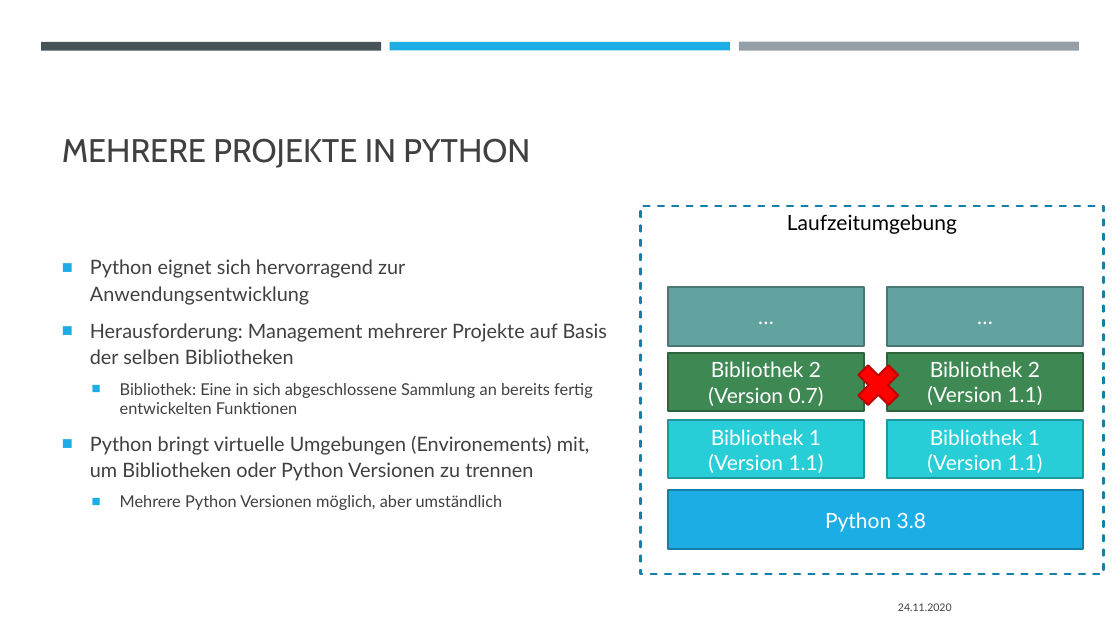
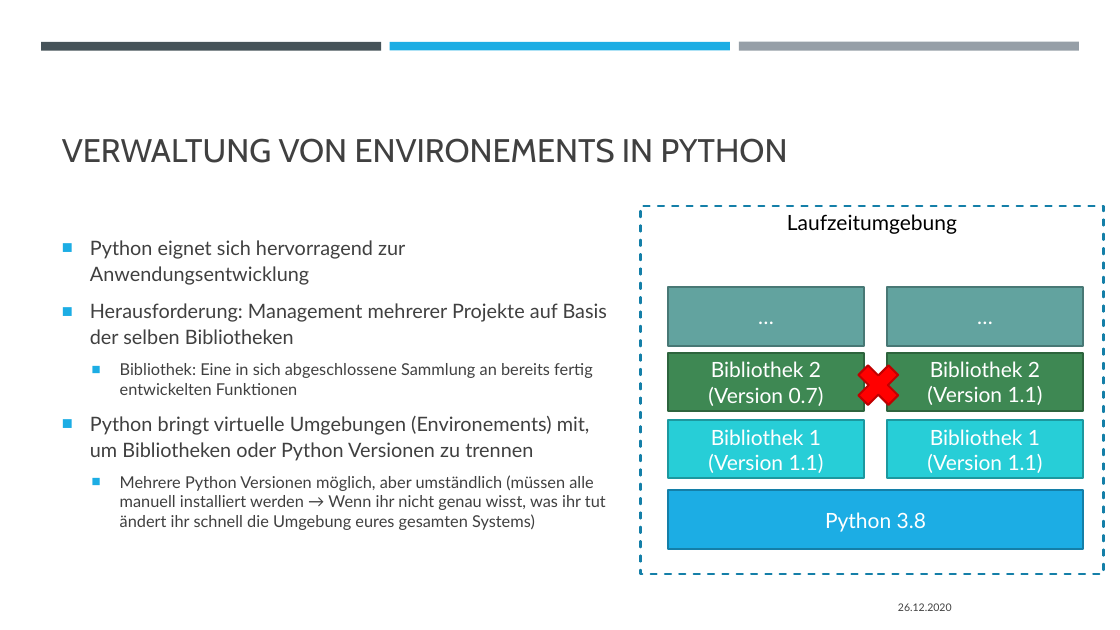
Before and after one commit to padmalcom/AISpeechAssistant, a slide deck: slide 4 of slides/00_b_DevEnv.pptx. Drawn at 1120x630 pixels with LibreOffice and Linux fonts; fonts in the diff are those of the drawing. Boxes give left, top, right and bottom in pixels: in the first picture for what was removed or moved away, otherwise in the second. Text is boxed around its words. In the diff, an @@ line names an element or a change of style, - is before the commit and + after.

```diff
--- a/slides/00_b_DevEnv.pptx
+++ b/slides/00_b_DevEnv.pptx
@@ title at box(62, 138, 788, 163): text changed @@
-MEHRERE PROJEKTE IN PYTHON
+VERWALTUNG VON ENVIRONEMENTS IN PYTHON
@@ text at box(120, 475, 606, 530): text changed @@
-  ■ Mehrere Python Versionen möglich, aber umständlich
+  ■ Mehrere Python Versionen möglich, aber umständlich (müssen alle manuell installiert werden → Wenn ihr nicht genau wisst, was ihr tut ändert ihr schnell die Umgebung eures gesamten Systems)
@@ text at box(898, 603, 952, 611): text changed @@
-24.11.2020
+26.12.2020
```
Also in this commit, not shown: 6 other slides changed, 15 other files.
